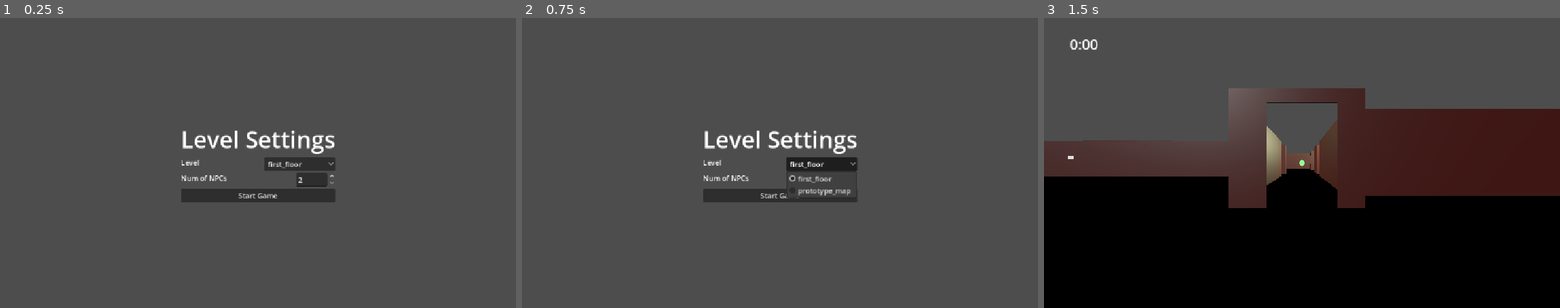
Above: before the commit, frames 1-3 (left to right).
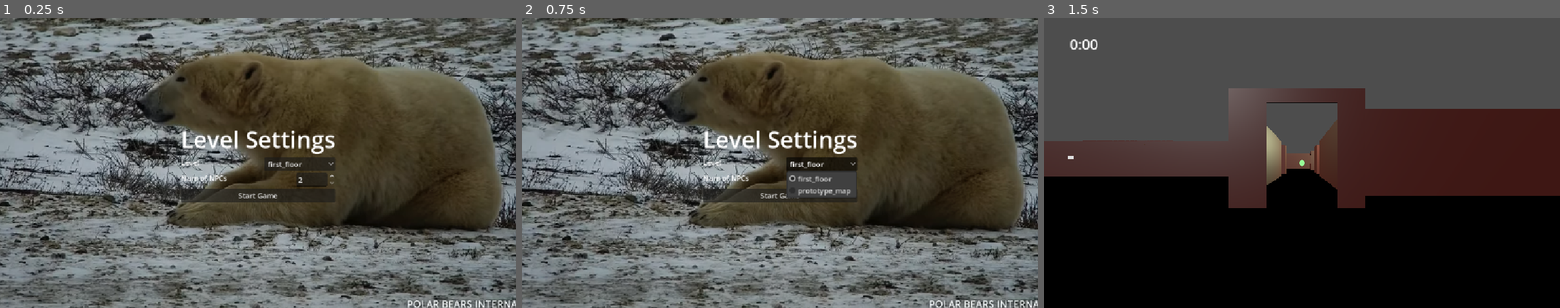
Above: after the commit, the same moments.

Repository: Dendrobyte/eye-of-attention
Game: Godot game, scene res://menus/start_menu.tscn
The game is run twice, just before and just after one commit, with the same random seed, the same clock (stepped at 60 frames per second) and the same inputs.
Inputs:
- Up to frame 1 (0.25 s): no input
- Up to frame 2 (0.75 s): click "first_floor" at 0.5 s
- Up to frame 3 (1.5 s): click "Start Game" at 1.25 s

The runs differ from the first frame. In frame 1, 77% of the frame differs, in the area x 0-100%, y 0-100%; in frame 2, 76%; in frame 3, nothing differs.

Commit message:
Settings stuff set up

Diff:
--- a/spatial-memory-match/main.tscn
+++ b/spatial-memory-match/main.tscn
@@ -25,9 +25,9 @@
 
 [node name="LevelManager" type="Node3D" parent="." unique_id=973793902]
 script = ExtResource("1_h2yge")
-level_scene_name = "first_floor"
+level_scene_name = "prototype_map"
 no_randomize = true
-npc_count = 2
+npc_count = 1
 
 [node name="first_floor" parent="LevelManager" unique_id=78145032 instance=ExtResource("3_7mycd")]
 
--- a/spatial-memory-match/menus/start_menu.gd
+++ b/spatial-memory-match/menus/start_menu.gd
@@ -38,11 +38,15 @@
 
 
 func _on_start_game_pressed() -> void:
-	# just show / hide this
+	# save the settings
+	var npc_count_int = int(npc_count_spinbox.value)
+	GlobalState.TOTAL_NPCS = npc_count_int
+	var selected_level_idx = level_dropdown.selected
+	GlobalState.SELECTED_LEVEL = level_dropdown.get_item_text(selected_level_idx)
+
 	var main_node = main_scene.instantiate()
 	get_parent().add_child(main_node)
 	self.queue_free()
-	pass # Replace with function body.
 
 # TODO: Reset the spin box / if it's max, set to max of the level
 func _on_level_choice_item_selected(index: int) -> void:
--- a/spatial-memory-match/menus/start_menu.tscn
+++ b/spatial-memory-match/menus/start_menu.tscn
@@ -17,7 +17,6 @@
 script = ExtResource("1_1t8nw")
 
 [node name="BG picture" type="TextureRect" parent="." unique_id=1812035796]
-visible = false
 layout_mode = 0
 offset_left = -154.0
 offset_top = -83.0
--- a/spatial-memory-match/scripts/global_state.gd
+++ b/spatial-memory-match/scripts/global_state.gd
@@ -20,6 +20,8 @@
 			LEVEL_LIST.append(level_name)
 		file_name = level_maps_dir.get_next()
 
+var SELECTED_LEVEL = ""
+
 # Contains references to the nodes from the name, to be temporarily duplicated for the npc want
 var item_node_map = {} # { "name": node }
 
@@ -32,7 +34,7 @@
 func set_start_pos(pos):
 	START_POSITION = pos
 
-var TOTAL_NPCS = -1 # -1 to represent default/error state
+var TOTAL_NPCS = -1 # -1 to represent default/error state, set when in menu
 var SATISFIED_NPCS = 0
 
 func set_total_npcs(new_total_npcs):
--- a/spatial-memory-match/scripts/level_manager.gd
+++ b/spatial-memory-match/scripts/level_manager.gd
@@ -18,7 +18,17 @@
 
 # Called when the node enters the scene tree for the first time.
 func _ready() -> void:
+	# Override with debugs only if GlobalState has default values
+	# When we play from the menu, total NPCs won't be -1
+	# TODO: We can make a list of configurable fields and a map where the value is the empty val
+	#		and do this more concisely
+	if GlobalState.TOTAL_NPCS != -1:
+		npc_count = GlobalState.TOTAL_NPCS
+	if GlobalState.SELECTED_LEVEL != "":
+		level_scene_name = GlobalState.SELECTED_LEVEL
+
 	get_child(0).queue_free() # free the prototype map
+
 	# Load the map from selected, must be present in `/assets/levels`
 	var map_scene: PackedScene = load("res://assets/levels/" + level_scene_name + ".glb")
 	var map = map_scene.instantiate()
